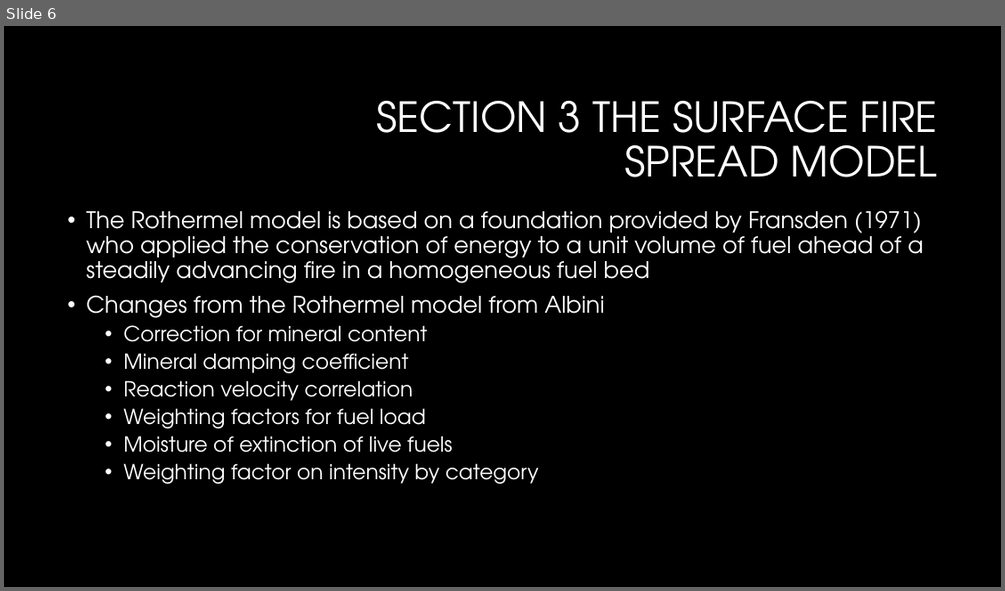
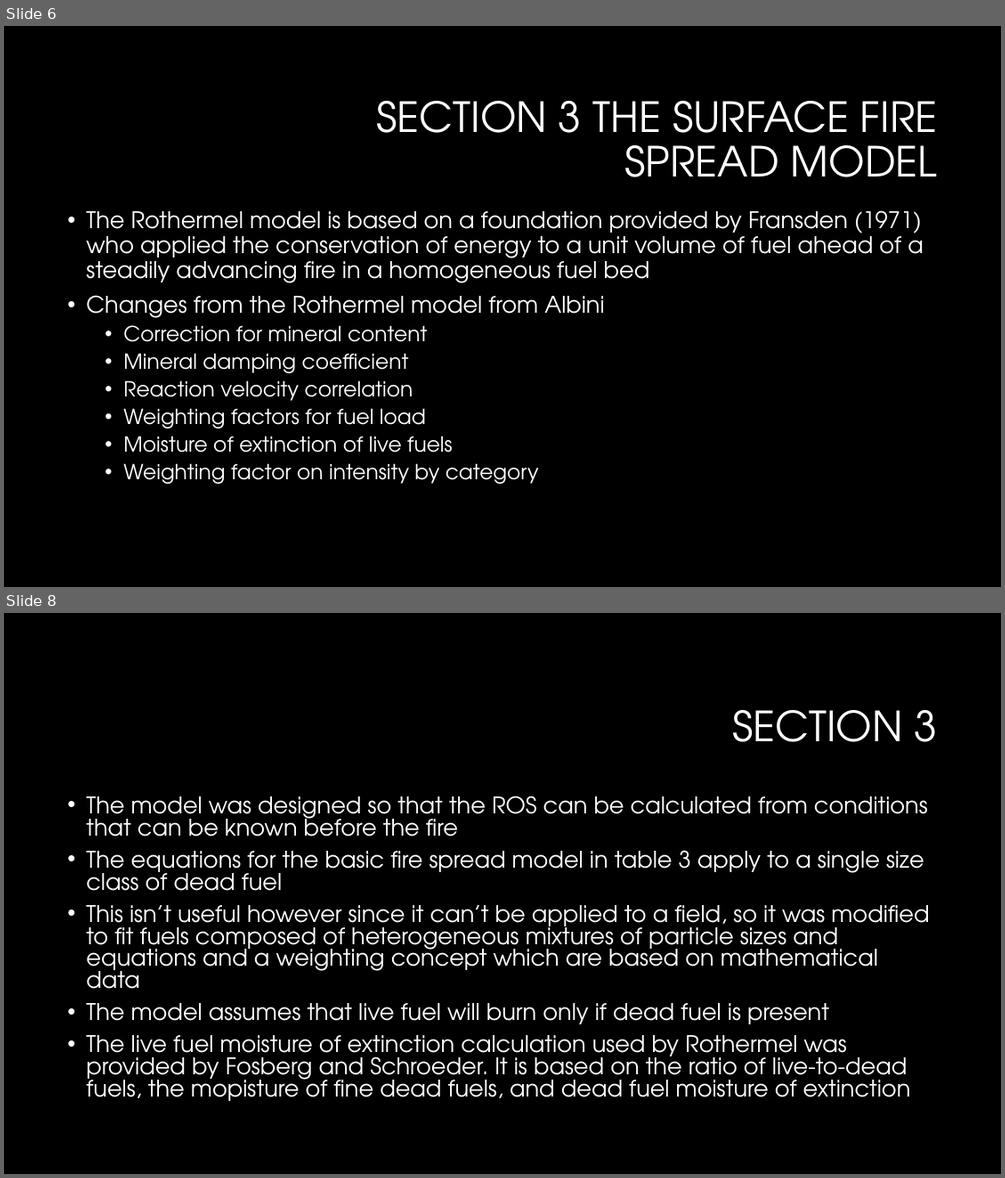
Before and after one commit to Jeremy-Benik/Meeting_Notes, a slide deck: Presentations/Rothermel_presentation.pptx. Shown one above the other, each under a label of ours: slide 6 before the commit, slides 6 and 8 after it; the slides between them are not shown. The pictures are 1005x591 and 1005x1178 pixels, drawn with LibreOffice and Linux fonts; fonts in the diff are those of the drawing; background and template pictures are left out. Boxes give left, top, right and bottom in pixels: in the first picture for what was removed or moved away, otherwise in the second. Text is boxed around its words. In the diff, an @@ line names an element or a change of style, - is before the commit and + after.

Commit message:
Updating presentations

```diff
--- a/Presentations/Rothermel_presentation.pptx
+++ b/Presentations/Rothermel_presentation.pptx
@@ slide 8 added at (4,613,1001,1174), background #000000 @@
@@ title added at (732,710,938,742), 40 pt, text #FFFFFF @@
+SECTION 3
@@ text added at (86,795,929,1101), 22 pt, text #FFFFFF @@
+• The model was designed so that the ROS can be calculated from conditions that can be known before the fire
+• The equations for the basic fire spread model in table 3 apply to a single size class of dead fuel
+• This isn’t useful however since it can’t be applied to a field, so it was modified to fit fuels composed of heterogeneous mixtures of particle sizes and equations and a weighting concept which are based on mathematical data
+• The model assumes that live fuel will burn only if dead fuel is present
+• The live fuel moisture of extinction calculation used by Rothermel was provided by Fosberg and Schroeder. It is based on the ratio of live-to-dead fuels, the mopisture of fine dead fuels, and dead fuel moisture of extinction
```
Also in this commit, not shown: 2 other slides added, 1 other file.
